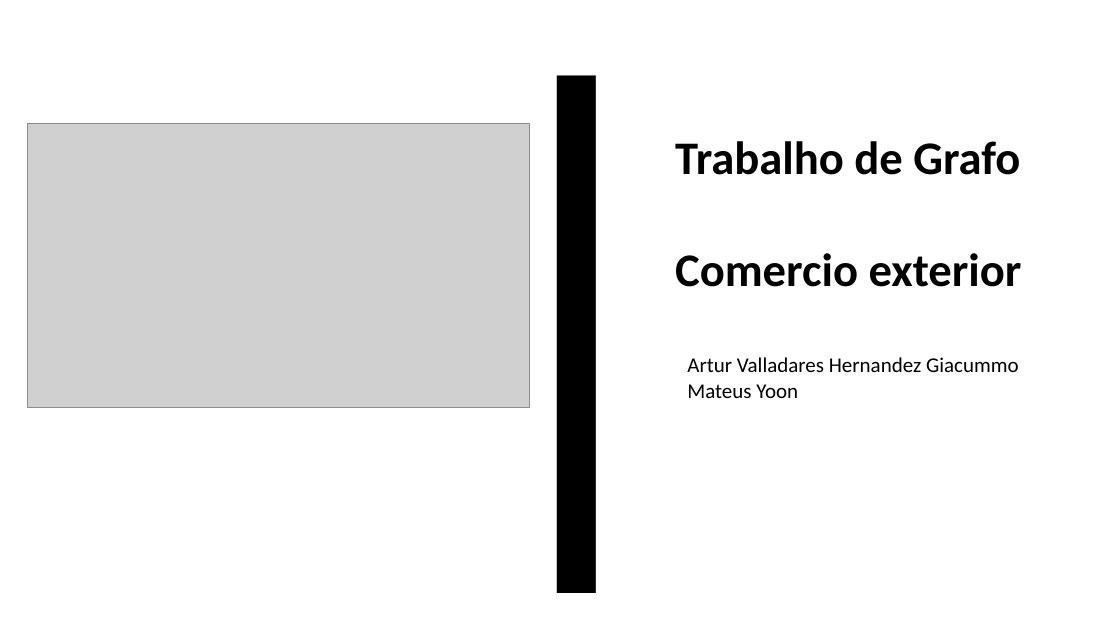
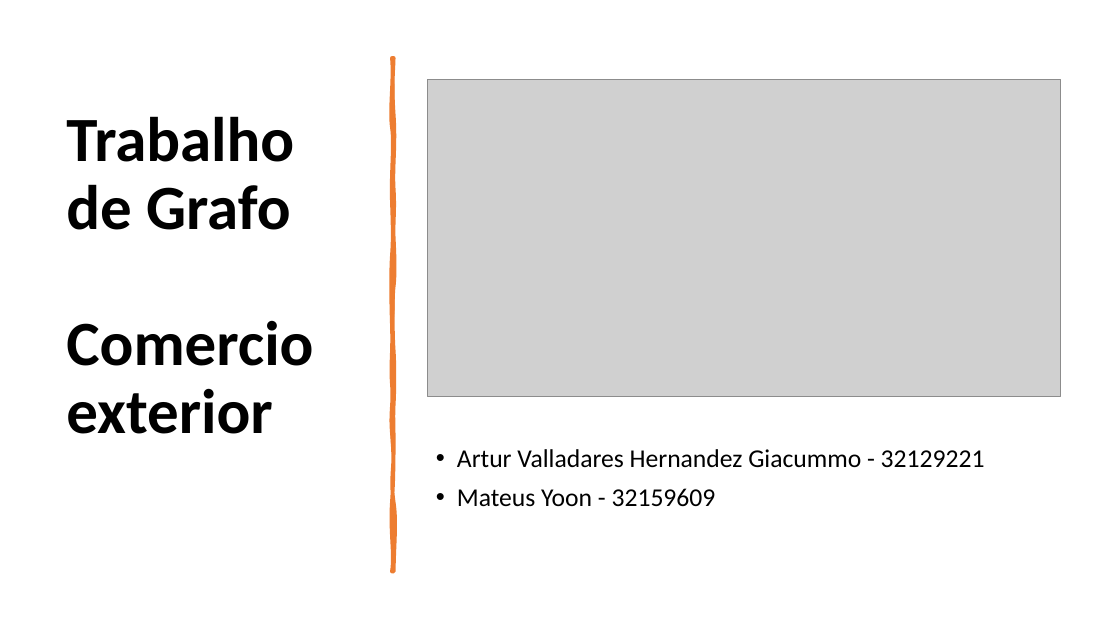
Before and after one commit to arturstaation/GrafoComercioExterior, a slide deck: slide 1 of Apresentação Grafos.pptx. Drawn at 1120x630 pixels with LibreOffice and Linux fonts; fonts in the diff are those of the drawing; grey boxes stand for pictures. Boxes give left, top, right and bottom in pixels: in the first picture for what was removed or moved away, otherwise in the second. Text is boxed around its words. In the diff, an @@ line names an element or a change of style, - is before the commit and + after.

```diff
--- a/Apresentação Grafos.pptx
+++ b/Apresentação Grafos.pptx
@@ text removed at (434, 0, 996, 626) @@
-|
@@ title "Trabalho de Grafo Comercio exterior" at (66, 116, 313, 434): vertical alignment top to middle @@
@@ freeform shape added at (392, 58, 394, 571), fill #ED7D31, outline #ED7D31 3.25 pt @@
@@ picture: place and size @@
-picture at (28, 124, 530, 408)
+picture at (428, 79, 1061, 396)
@@ title at (66, 116, 313, 434): text changed; size 40 to 54 pt @@
-Trabalho de Grafo
-Comercio exterior
+Trabalho de Grafo
+Comercio exterior
@@ text at (457, 449, 985, 507): text changed; size 18 to 22 pt @@
-Artur Valladares Hernandez Giacummo
-Mateus Yoon
+• Artur Valladares Hernandez Giacummo - 32129221
+• Mateus Yoon - 32159609
```
Also in this commit, not shown: 5 other slides changed.
